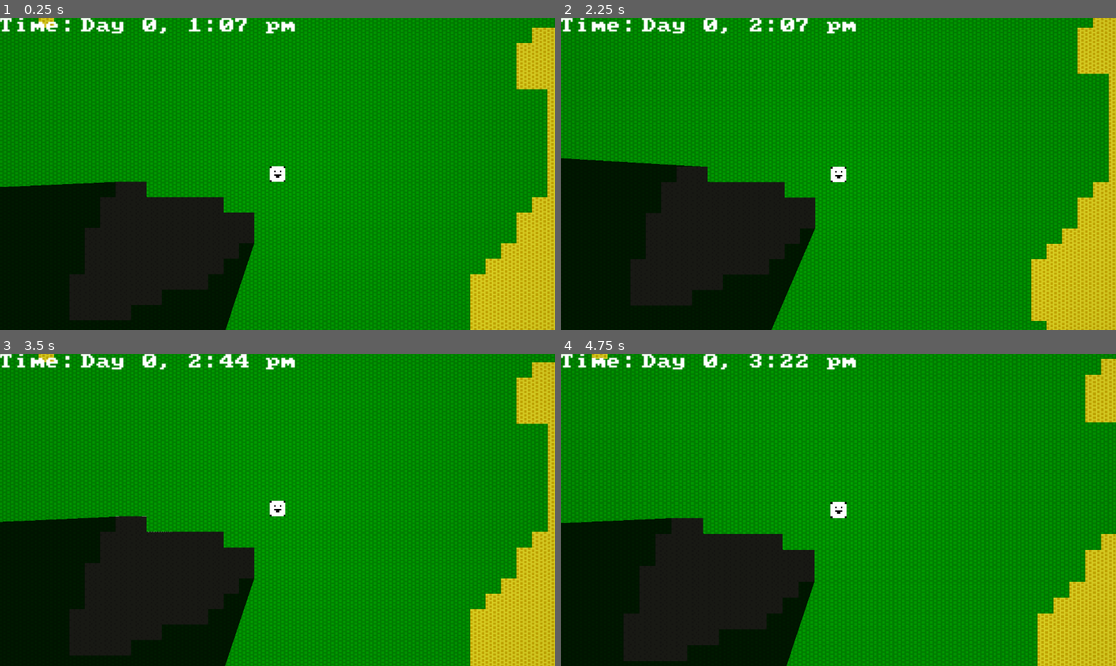
Above: before the commit, frames 1-4 (two rows, left to right).
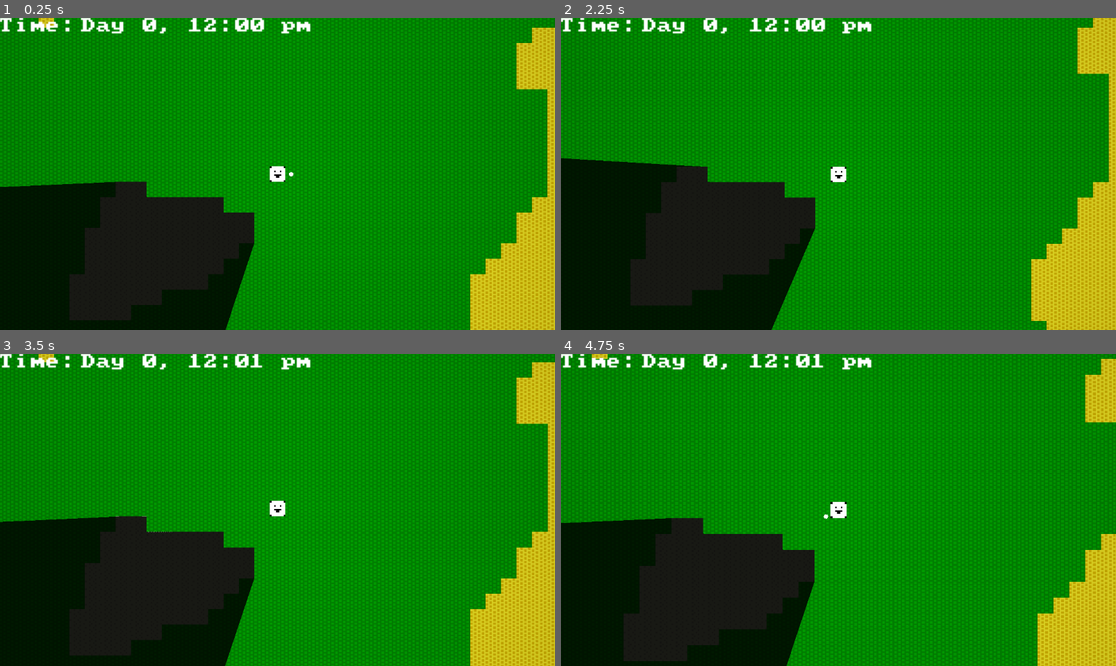
Above: after the commit, the same moments.

Repository: treytomes/rogue-lite
Game: Godot game, scene res://main.tscn
The game is run twice, just before and just after one commit, with the same random seed, the same clock (stepped at 60 frames per second) and the same inputs.
Inputs (mouse positions are in pixels of both pictures, inside the frame that each line leads up to):
- Up to frame 1 (0.25 s): no input
- Up to frame 2 (2.25 s): move the mouse to (960, 158) at 0.52 s; press the mouse at (960, 158) at 0.53 s; hold D (move_east) 0.53-1.28 s; move the mouse to (727, 189) at 1.27 s; release the mouse at (727, 189) at 1.28 s; hold S (move_south) 1.28-2.03 s; tap Mouse wheel up (zoom_in) at 1.35 s; click (727, 189) at 1.55 s; move the mouse to (894, 105) at 2.02 s; hold D (move_east) from 2.03 s (still down); hold Mouse wheel down (zoom_out) from 2.03 s (still down)
- Up to frame 3 (3.5 s): click (333, 441) at 2.3 s; move the mouse to (249, 572) at 2.77 s; release D (move_east) at 2.78 s; release Mouse wheel down (zoom_out) at 2.78 s; hold W (move_north) from 2.78 s (still down); click (249, 572) at 2.85 s
- Up to frame 4 (4.75 s): move the mouse to (1005, 556) at 3.52 s; release W (move_north) at 3.53 s; press the mouse at (1005, 556) at 3.53 s; hold A (move_west) from 3.53 s (still down); move the mouse to (672, 463) at 4.27 s; release the mouse at (672, 463) at 4.28 s; tap Mouse wheel up (zoom_in) at 4.35 s; click (672, 463) at 4.55 s

The runs differ from the first frame. In frame 1, 0.6% of the frame differs, in the area x 36-56%, y 0-51%; in frame 2, 0.6%, in the area x 33-56%, y 0-6%; in frame 3, 0.6%; in frame 4, 0.6%.

Commit message:
feat: player can swing a fist

Diff:
--- a/entities/player.gd
+++ b/entities/player.gd
@@ -1,9 +1,16 @@
 extends CharacterBody2D
 
+
+const USE_ANGLE = 30 * PI / 180
 
 #var velocity = Vector2.ZERO
 var tiles_per_move = 1
 var animation_speed = 3
+
+var use_animation_speed: float:
+	get:
+		return 0.5 / self.animation_speed
+
 var acceleration = 1
 
 var movement_tween: Tween = null
@@ -13,7 +20,7 @@
 	get:
 		return (movement_tween != null) and movement_tween.is_running()
 
-var base_light_scale = 0.05
+var base_light_scale = 0.02
 
 
 # Called when the node enters the scene tree for the first time.
@@ -21,9 +28,15 @@
 	pass # Replace with function body.dir
 
 
+# Linearly interpolate between two RGB colors based on t (0 to 1).
+func interpolate_color(start_color: Color, end_color: Color, t: float):
+	return start_color.lerp(end_color, t)
+
+
 # Called every frame. 'delta' is the elapsed time since the previous frame.
 func _process(delta: float) -> void:
-	$LightArea.texture_scale = base_light_scale + sin(Globals.world_time.fract_day * PI)
+	$LightArea.texture_scale = base_light_scale + Globals.daylight_brightness()
+	$LightArea.color = Globals.ambient_light_color()
 
 	if can_move(direction):
 		move(direction)
@@ -38,6 +51,20 @@
 	return tile_data.get_custom_data("friction")
 
 
+# Get the angle from this entity to the mouse.
+# Convert that angle to a direction: -X/+X/-Y/+Y.
+func get_mouse_facing() -> float:
+	var angle = int(rad_to_deg(get_angle_to(get_global_mouse_position())) + 360) % 360
+	if angle >= 325 or angle < 45:
+		angle = 0
+	elif 45 <= angle and angle < 135:
+		angle = 90
+	elif 135 <= angle and angle < 225:
+		angle = 180
+	else:
+		angle = 270
+	return angle * PI / 180
+
 func _input(event: InputEvent) -> void:
 	self.direction = Vector2.ZERO
 	if event.is_action_pressed("move_north", true):
@@ -48,6 +75,23 @@
 		self.direction.x -= self.tiles_per_move
 	if event.is_action_pressed("move_east", true):
 		self.direction.x += self.tiles_per_move
+	if event.is_action_pressed("use", true):
+		var origin_angle = get_mouse_facing()
+		var use_tween = create_tween()
+		$HeldItem.rotation = origin_angle
+		$HeldItem.visible = true
+		use_tween.tween_property($HeldItem, "rotation", origin_angle - USE_ANGLE, use_animation_speed).set_trans(Tween.TransitionType.TRANS_SINE)
+		use_tween.play()
+		await use_tween.finished
+		use_tween = create_tween()
+		use_tween.tween_property($HeldItem, "rotation", origin_angle + USE_ANGLE, use_animation_speed).set_trans(Tween.TransitionType.TRANS_SINE)
+		use_tween.play()
+		await use_tween.finished
+		use_tween = create_tween()
+		use_tween.tween_property($HeldItem, "rotation", origin_angle + 0, use_animation_speed).set_trans(Tween.TransitionType.TRANS_SINE)
+		use_tween.play()
+		await use_tween.finished
+		$HeldItem.visible = false
 
 
 func can_move(direction) -> bool:
@@ -61,6 +105,7 @@
 	$MovementRay.force_raycast_update()
 	return not $MovementRay.is_colliding()
 
+
 func move(direction):
 	movement_tween = create_tween()
 	var target_position = position + direction
--- a/entities/player.tscn
+++ b/entities/player.tscn
@@ -1,12 +1,17 @@
-[gd_scene load_steps=6 format=3 uid="uid://dhbad74jyejln"]
+[gd_scene load_steps=9 format=3 uid="uid://dhbad74jyejln"]
 
 [ext_resource type="Script" path="res://entities/player.gd" id="1_8162v"]
-[ext_resource type="Material" uid="uid://c8ex74o8i2j1l" path="res://resources/tile_material/player_material.tres" id="1_oh5qc"]
-[ext_resource type="Texture2D" uid="uid://dvuet2kvu46m4" path="res://resources/entity_material/player_tile.tres" id="2_5fabo"]
+[ext_resource type="Material" uid="uid://c8ex74o8i2j1l" path="res://resources/entity_material/player_material.tres" id="1_oh5qc"]
+[ext_resource type="Texture2D" uid="uid://dvuet2kvu46m4" path="res://resources/tiles/player_tile.tres" id="2_5fabo"]
 [ext_resource type="Texture2D" uid="uid://c8g0s41vd8rh7" path="res://assets/gfx/2d_lights_and_shadows_neutral_point_light.webp" id="4_m2hl0"]
+[ext_resource type="Material" uid="uid://d2qqxiwyf600s" path="res://resources/entity_material/fist_material.tres" id="5_j33c2"]
+[ext_resource type="Texture2D" uid="uid://cgc1lias1icl7" path="res://resources/tiles/fist_tile.tres" id="6_lv0vv"]
 
 [sub_resource type="RectangleShape2D" id="RectangleShape2D_rx1ki"]
 size = Vector2(1, 1)
+
+[sub_resource type="RectangleShape2D" id="RectangleShape2D_wlf24"]
+size = Vector2(0.5, 0.5)
 
 [node name="Player" type="CharacterBody2D"]
 collision_layer = 2
@@ -26,3 +31,16 @@
 shadow_enabled = true
 texture = ExtResource("4_m2hl0")
 texture_scale = 0.13
+
+[node name="HeldItem" type="Area2D" parent="."]
+scale = Vector2(0.5, 0.5)
+
+[node name="Sprite" type="Sprite2D" parent="HeldItem"]
+material = ExtResource("5_j33c2")
+position = Vector2(1.75, 0)
+scale = Vector2(0.125, 0.125)
+texture = ExtResource("6_lv0vv")
+
+[node name="CollisionShape2D" type="CollisionShape2D" parent="HeldItem"]
+position = Vector2(1.75, 0)
+shape = SubResource("RectangleShape2D_wlf24")
--- a/globals.gd
+++ b/globals.gd
@@ -4,7 +4,29 @@
 const HOURS_PER_DAY: int = 24
 const MINUTES_PER_HOUR: int = 60
 const WORLD_TIME_START: int = 12
-const WORLD_TIME_UPDATE_SCALE: float = 0.5
+
+# Scale measured in hours / second.
+const WORLD_TIME_UPDATE_SCALE: float = 24 / (60.0 * 60.0)
+
+const HOUR_SUNRISE = 6
+const HOUR_SUNSET = 19
+const LENGTH_SUNRISE = 1
+const LENGTH_SUNSET = 1
+
+# Deep blue
+const COLOR_NIGHT = Color(10 / 255.0, 31 / 255.0, 68 / 255.0)
+
+# Orange/pink
+const COLOR_SUNRISE = Color(255 / 255.0, 155 / 255.0, 113 / 255.0)
+
+# Bright sky blue
+# const COLOR_DAY = Color(135 / 255.0, 206 / 255.0, 235 / 255.0)
+
+# White
+const COLOR_DAY = Color(255 / 255.0, 255 / 255.0, 235 / 255.0)
+
+# Orange/red
+const COLOR_SUNSET = Color(255 / 255.0, 69 / 255.0, 0 / 255.0)
 
 
 class WorldTime:
@@ -40,7 +62,9 @@
 
 	func _to_string():
 		var is_morning = hours < 12
-		var visible_hours = self.hours if is_morning else self.hours - 11
+		var visible_hours = self.hours if is_morning else self.hours - 12
+		if visible_hours == 0:
+			visible_hours = 12
 
 		return "Day {days}, {hours}:{minutes} {ampm}".format({
 			"days": self.days,
@@ -51,3 +75,32 @@
 
 
 var world_time: WorldTime
+
+
+func daylight_brightness():
+	var t = world_time.hours + world_time.minutes / 60.0
+	if HOUR_SUNRISE <= t and t < HOUR_SUNRISE + LENGTH_SUNRISE:  # Sunrise transition (6-7 AM)
+		return lerpf(0, LENGTH_SUNRISE, t - HOUR_SUNRISE)
+	elif HOUR_SUNRISE + LENGTH_SUNRISE <= t and t < HOUR_SUNSET:  # Daylight period (7 AM - 7 PM)
+		return 1.0
+	elif HOUR_SUNSET <= t and t < HOUR_SUNSET + LENGTH_SUNSET:  # Sunset transition (7-8 PM)
+		return lerpf(1, 0, t - HOUR_SUNSET)
+	else:  # Nighttime (8 PM - 6 AM)
+		return 0.0
+
+
+func ambient_light_color():
+	var hour = world_time.hours + world_time.minutes / 60.0
+
+	if HOUR_SUNRISE <= hour and hour < HOUR_SUNRISE + 1:  # Sunrise transition (6-7 AM)
+		return COLOR_NIGHT.lerp(COLOR_SUNRISE, hour - HOUR_SUNRISE)
+	elif HOUR_SUNRISE + 1 <= hour and hour < HOUR_SUNRISE + 2:
+		return COLOR_SUNRISE.lerp(COLOR_DAY, hour - HOUR_SUNRISE + 1)
+	elif HOUR_SUNRISE + 2 <= hour and hour < HOUR_SUNSET - 1:  # Daytime (7 AM - 7 PM)
+		return COLOR_DAY
+	elif HOUR_SUNSET - 1 <= hour and hour < HOUR_SUNSET:
+		return COLOR_DAY.lerp(COLOR_SUNSET, hour - 18)
+	elif HOUR_SUNSET <= hour and hour < HOUR_SUNSET + 1:  # Sunset transition (7-8 PM)
+		return COLOR_SUNSET.lerp(COLOR_NIGHT, hour - HOUR_SUNSET)
+	else:  # Nighttime (8 PM - 6 AM)
+		return COLOR_NIGHT
--- a/project.godot
+++ b/project.godot
@@ -55,6 +55,11 @@
 "events": [Object(InputEventMouseButton,"resource_local_to_scene":false,"resource_name":"","device":-1,"window_id":0,"a …(259 unchanged characters)…
 ]
 }
+use={
+"deadzone": 0.5,
+"events": [Object(InputEventMouseButton,"resource_local_to_scene":false,"resource_name":"","device":-1,"window_id":0,"alt_pressed":false,"shift_pressed":false,"ctrl_pressed":false,"meta_pressed":false,"button_mask":1,"position":Vector2(48, 14),"global_position":Vector2(57, 60),"factor":1.0,"button_index":1,"canceled":false,"pressed":true,"double_click":false,"script":null)
+]
+}
 
 [rendering]
 
--- /dev/null
+++ b/resources/entity_material/fist_material.tres
@@ -0,0 +1,8 @@
+[gd_resource type="ShaderMaterial" load_steps=2 format=3 uid="uid://d2qqxiwyf600s"]
+
+[ext_resource type="Shader" path="res://resources/tile.gdshader" id="1_8s7gb"]
+
+[resource]
+shader = ExtResource("1_8s7gb")
+shader_parameter/foreground_color = Color(1, 1, 1, 1)
+shader_parameter/background_color = Color(0, 0, 0, 0)
--- a/resources/entity_material/player_tile.tres
+++ /dev/null
@@ -1,7 +0,0 @@
-[gd_resource type="AtlasTexture" load_steps=2 format=3 uid="uid://dvuet2kvu46m4"]
-
-[ext_resource type="Texture2D" uid="uid://b2fpwlipwxxpg" path="res://assets/gfx/oem437_8.png" id="1_ve17m"]
-
-[resource]
-atlas = ExtResource("1_ve17m")
-region = Rect2(16, 0, 8, 8)
--- /dev/null
+++ b/resources/tiles/fist_tile.tres
@@ -0,0 +1,7 @@
+[gd_resource type="AtlasTexture" load_steps=2 format=3 uid="uid://cgc1lias1icl7"]
+
+[ext_resource type="Texture2D" uid="uid://b2fpwlipwxxpg" path="res://assets/gfx/oem437_8.png" id="1_xb5nd"]
+
+[resource]
+atlas = ExtResource("1_xb5nd")
+region = Rect2(56, 0, 8, 8)
--- /dev/null
+++ b/resources/tiles/player_tile.tres
@@ -0,0 +1,7 @@
+[gd_resource type="AtlasTexture" load_steps=2 format=3 uid="uid://dvuet2kvu46m4"]
+
+[ext_resource type="Texture2D" uid="uid://b2fpwlipwxxpg" path="res://assets/gfx/oem437_8.png" id="1_p6de0"]
+
+[resource]
+atlas = ExtResource("1_p6de0")
+region = Rect2(16, 0, 8, 8)
Renamed: resources/tile_material/player_material.tres -> resources/entity_material/player_material.tres
